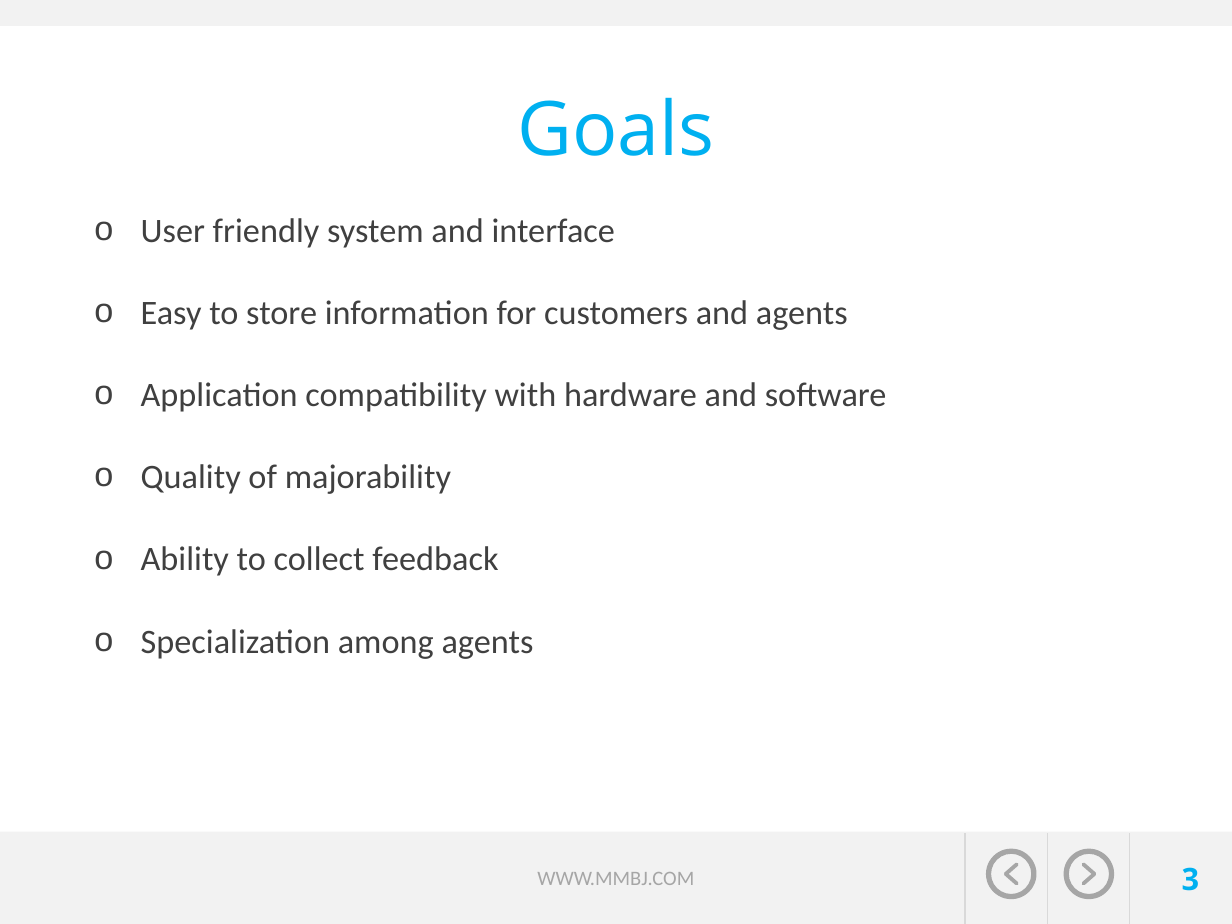
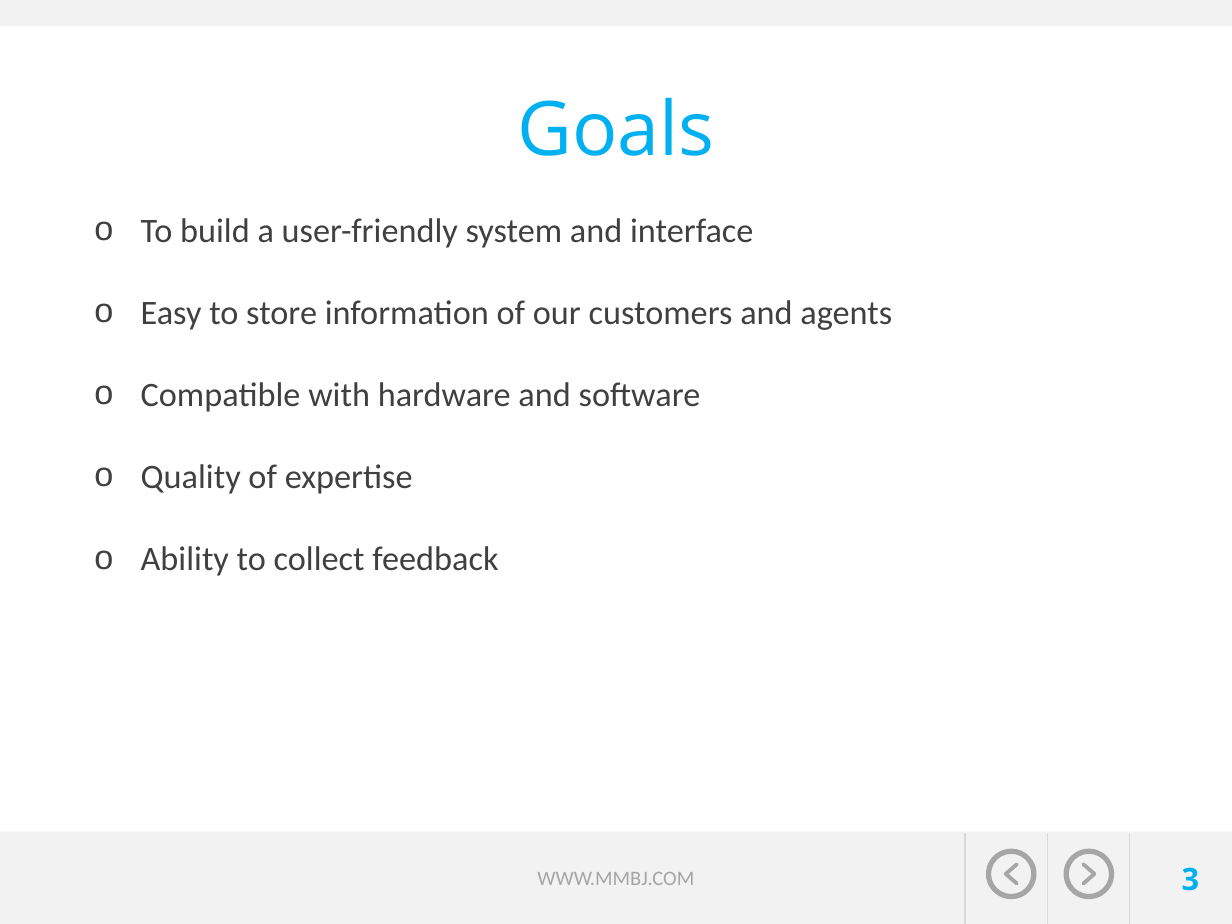
Before and after one commit to jvector-solutions/SAIT-OOSD-Team5, a slide deck: slide 3 of presentation/Travel expert presentation_Group5-John-Megha-Brian-Mahmood.pptx. Drawn at 1232x924 pixels with LibreOffice and Linux fonts; fonts in the diff are those of the drawing; background and template pictures are left out. Boxes give left, top, right and bottom in pixels: in the first picture for what was removed or moved away, otherwise in the second. Text is boxed around its words. In the diff, an @@ line names an element or a change of style, - is before the commit and + after.

```diff
--- a/presentation/Travel expert presentation_Group5-John-Megha-Brian-Mahmood.pptx
+++ b/presentation/Travel expert presentation_Group5-John-Megha-Brian-Mahmood.pptx
@@ text at (141,218,892,494): text changed @@
-o User friendly system and interface
-o Easy to store information for customers and agents
-o Application compatibility with hardware and software
-o Quality of majorability
+o To build a user-friendly system and interface
+o Easy to store information of our customers and agents
+o Compatible with hardware and software
+o Quality of expertise
@@ text at (141,629,534,659): paragraph removed @@
-o Specialization among agents
```
Also in this commit, not shown: 7 other slides changed, 3 slides added, 3 slides removed.
